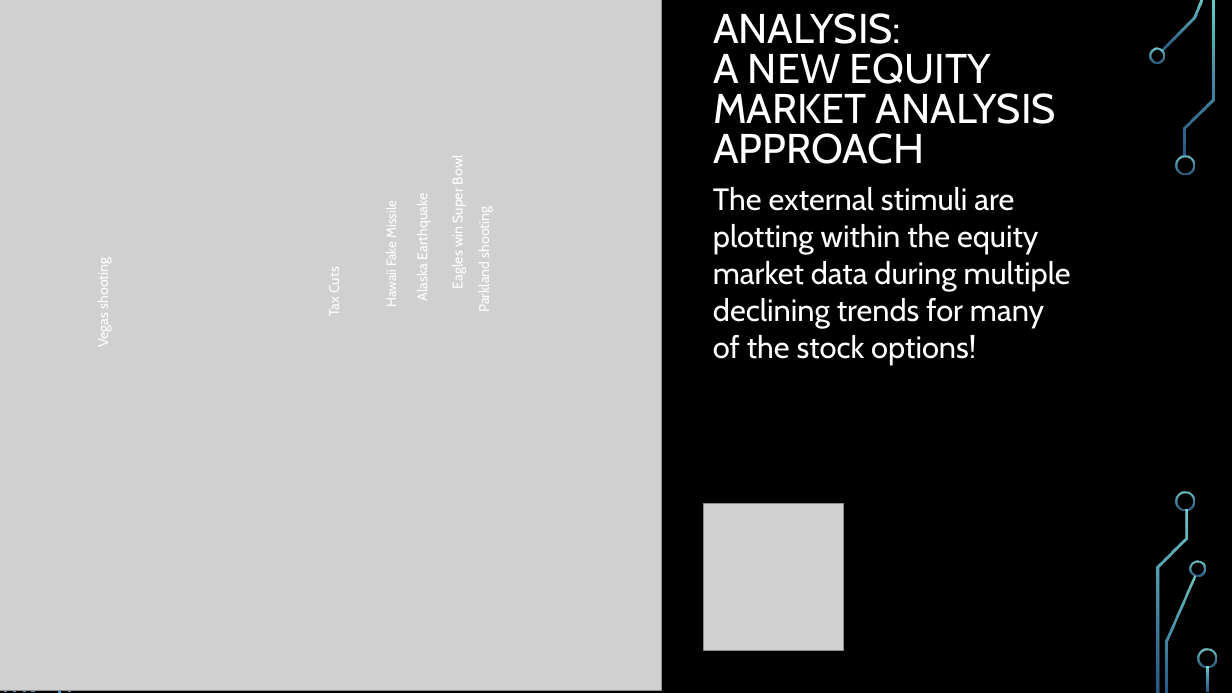
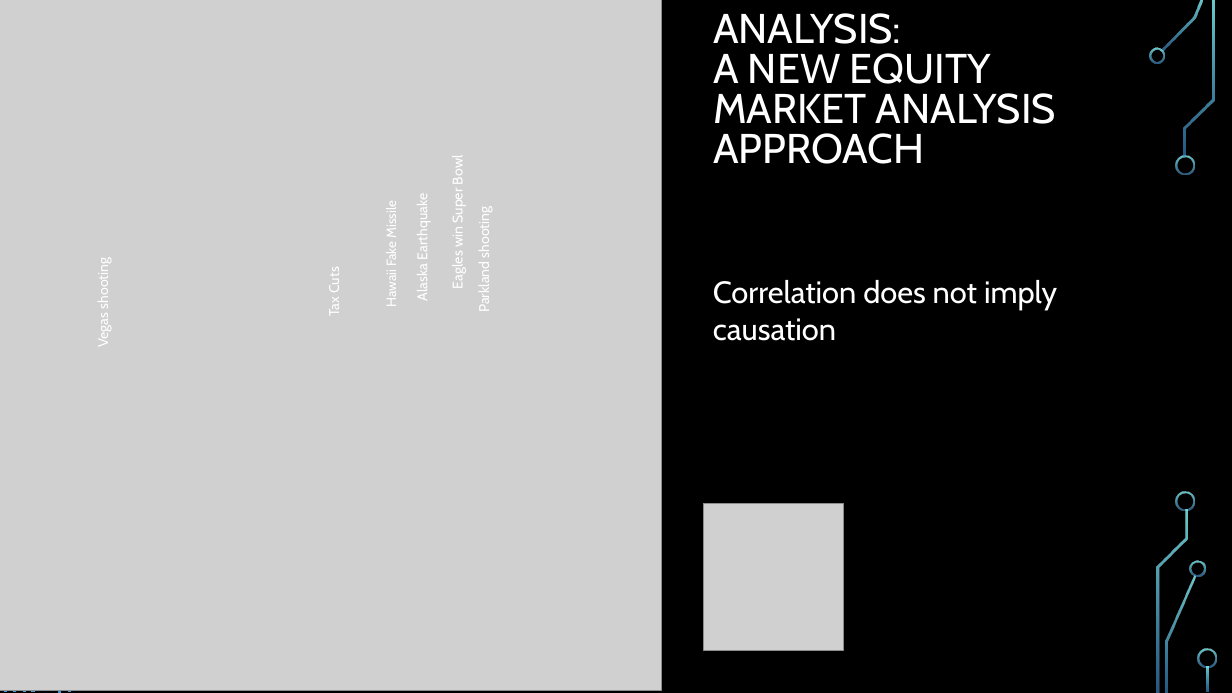
Before and after one commit to djserna/7330-Group-Project, a slide deck: slide 18 of Presentation/MSDS_7330_Group_Project_Presentation.pptx. Drawn at 1232x693 pixels with LibreOffice and Linux fonts; fonts in the diff are those of the drawing; grey boxes stand for pictures; background and template pictures are left out. Boxes give left, top, right and bottom in pixels: in the first picture for what was removed or moved away, otherwise in the second. Text is boxed around its words. In the diff, an @@ line names an element or a change of style, - is before the commit and + after.

```diff
--- a/Presentation/MSDS_7330_Group_Project_Presentation.pptx
+++ b/Presentation/MSDS_7330_Group_Project_Presentation.pptx
@@ text at box(713, 280, 1057, 341): text changed @@
-The external stimuli are plotting within the equity market data during multiple declining trends for many of the stock options!
+Correlation does not imply causation
```
Also in this commit, not shown: 3 other slides changed, 1 slide added.
